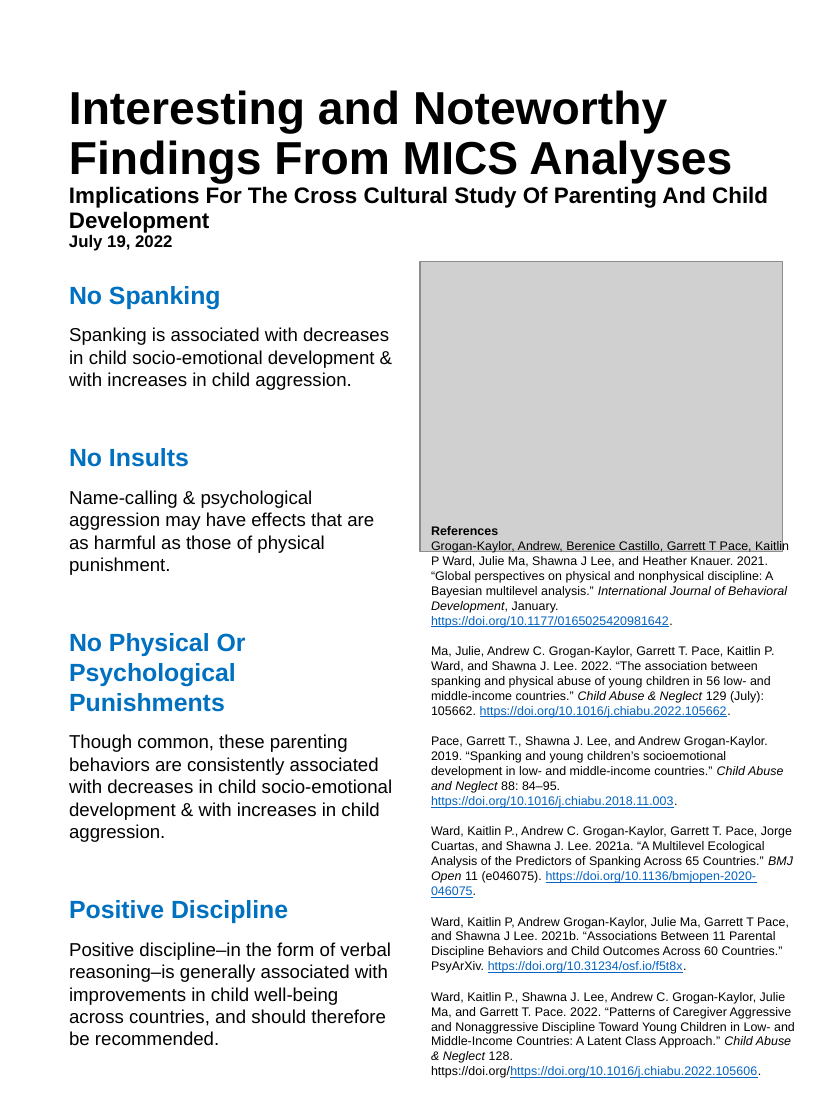
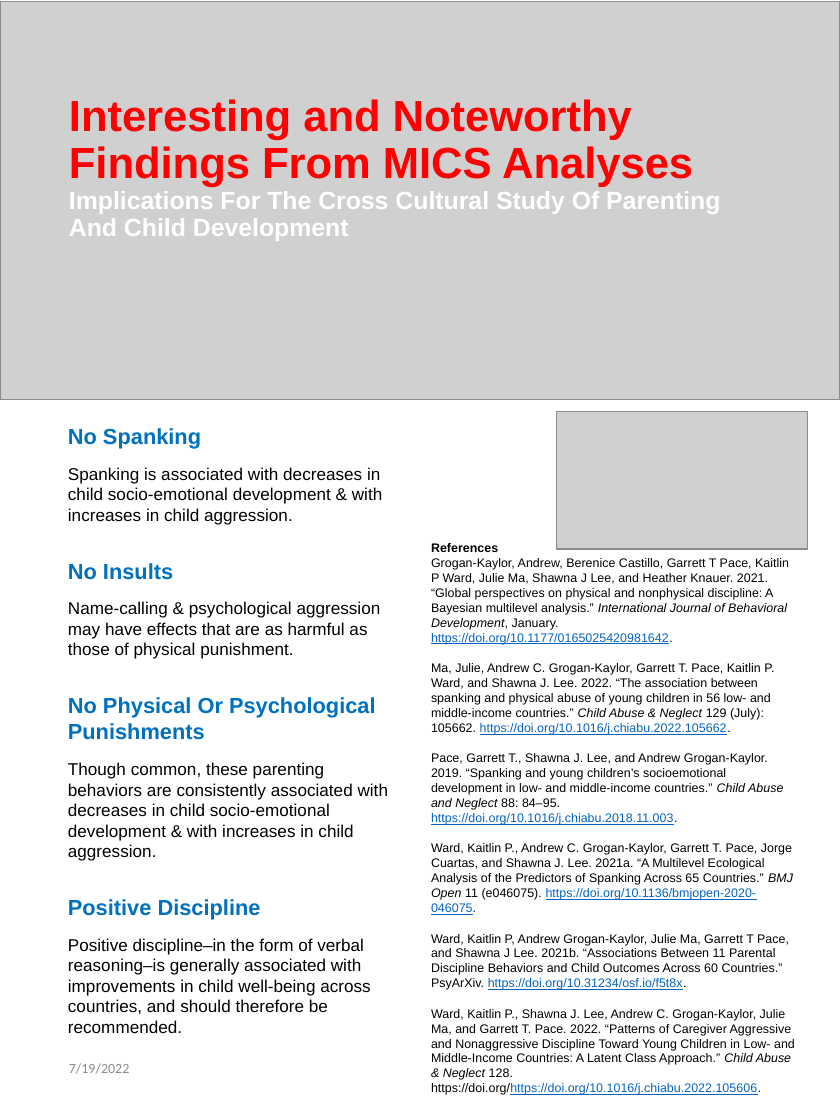
Before and after one commit to agrogan1/research, a slide deck: slide 1 of MICS-infographic/MICS-infographic.pptx. Drawn at 840x1120 pixels with LibreOffice and Linux fonts; fonts in the diff are those of the drawing; grey boxes stand for pictures. Boxes give left, top, right and bottom in pixels: in the first picture for what was removed or moved away, otherwise in the second. Text is boxed around its words. In the diff, an @@ line names an element or a change of style, - is before the commit and + after.

Commit message:
graphical upgrades

```diff
--- a/MICS-infographic/MICS-infographic.pptx
+++ b/MICS-infographic/MICS-infographic.pptx
@@ picture added at bbox=[0, 1, 840, 399] @@
@@ title at bbox=[69, 99, 720, 241]: text changed; size 14.4 to 16 pt; text colour #000000 to #FFFFFF @@
-Interesting and Noteworthy Findings From MICS Analyses
-Implications For The Cross Cultural Study Of Parenting And Child Development
-July 19, 2022
+Interesting and Noteworthy Findings From MICS Analyses
+Implications For The Cross Cultural Study Of Parenting And Child Development
@@ text "No Spanking": place and size @@
-text "No Spanking" at bbox=[69, 286, 392, 1046]
+text "No Spanking" at bbox=[68, 428, 388, 1033]
@@ text "No Spanking" at bbox=[68, 428, 388, 1033]: size 16 to 14 pt in "No Spanking", "No Insults", "No Physical Or Psychological Punishments", "Positive Discipline"; size 12 to 11 pt in "Spanking is associated with decreases in child ...", "Name-calling & psychological aggression may have effects ...", "Though common, these parenting behaviors are consistently ...", "Positive discipline–in the form of verbal reasoning–is ..."; less space between paragraphs @@
@@ picture: place and size @@
-picture at bbox=[420, 262, 782, 552]
+picture at bbox=[557, 411, 809, 549]
@@ text "References": place and size @@
-text "References" at bbox=[431, 526, 795, 1078]
+text "References" at bbox=[431, 543, 795, 1095]
@@ text added at bbox=[69, 1063, 129, 1074], 9 pt, text #8C8C8C @@
+7/19/2022
```
